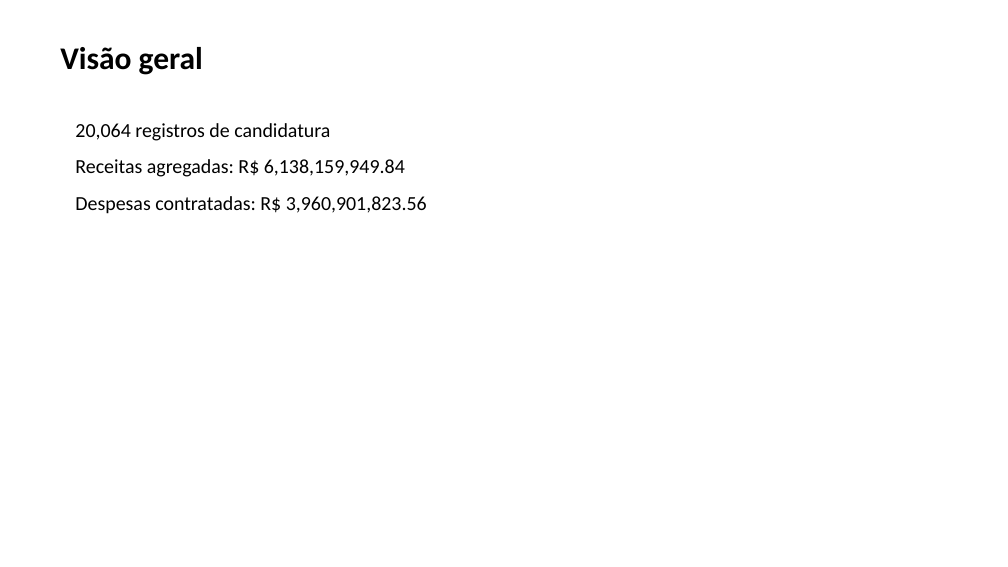
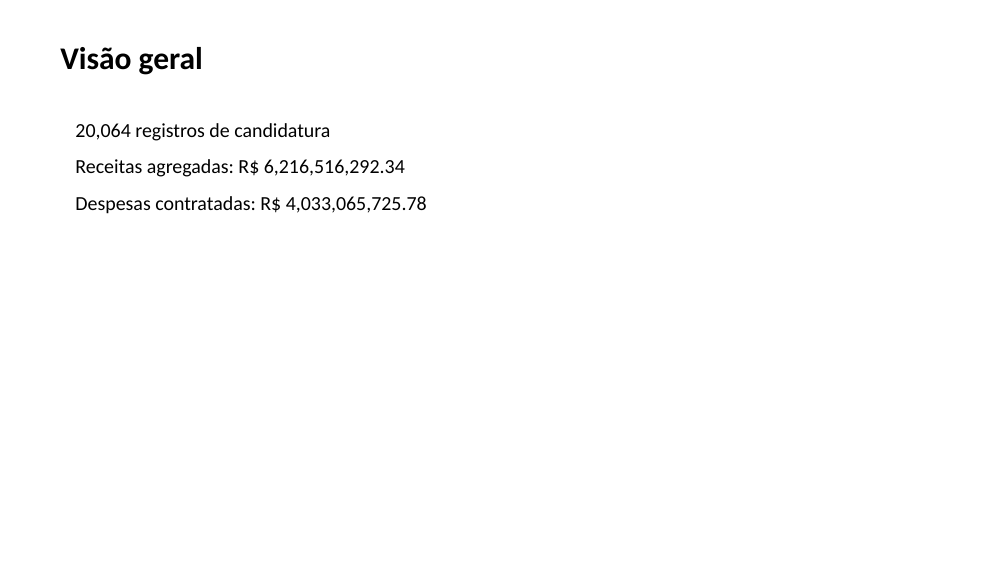
Before and after one commit to MSsanto/Analise-eleitoral, a slide deck: slide 2 of presentations/briefing-executivo-latest.pptx. Drawn at 1008x567 pixels with LibreOffice and Linux fonts; fonts in the diff are those of the drawing. Boxes give left, top, right and bottom in pixels: in the first picture for what was removed or moved away, otherwise in the second. Text is boxed around its words. In the diff, an @@ line names an element or a change of style, - is before the commit and + after.

```diff
--- a/presentations/briefing-executivo-latest.pptx
+++ b/presentations/briefing-executivo-latest.pptx
@@ text at (75,159,427,214): text changed @@
-Receitas agregadas: R$ 6,138,159,949.84
-Despesas contratadas: R$ 3,960,901,823.56
+Receitas agregadas: R$ 6,216,516,292.34
+Despesas contratadas: R$ 4,033,065,725.78
```
Also in this commit, not shown: 14 other files.
